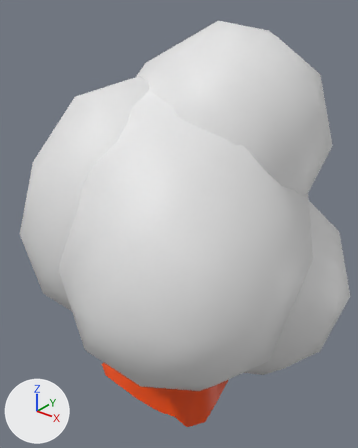
Before and after pictures for a commit that changed the FBX model MonkeyMadness/Assets/Art/Koegame/B2/tree smol.fbx.
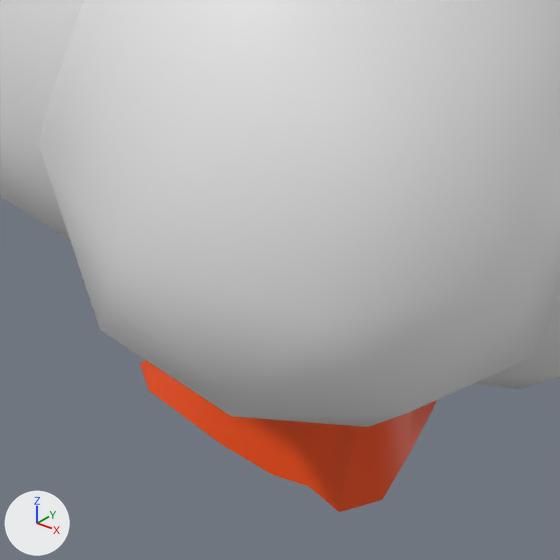
There are two pictures of each version: one whole from a camera (50 mm lens) standing at (3.97, -4.82, 6.0) and looking at (-0.16, 0.34, 2.8), one close up on the part from 12% to 78% of the width and 47% to 100% of the height. Every picture has the same lights, and +X, +Y and +Z are marked at lower left. Where no turn or scale is listed for an object, it has been applied to the vertices.

The first close-up shows 'tree smol'.
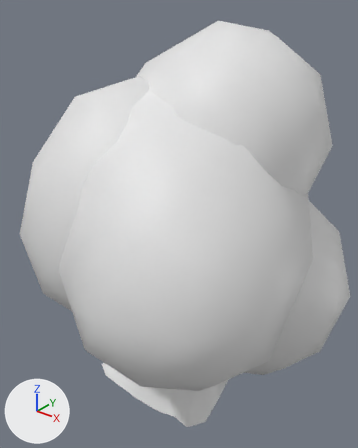
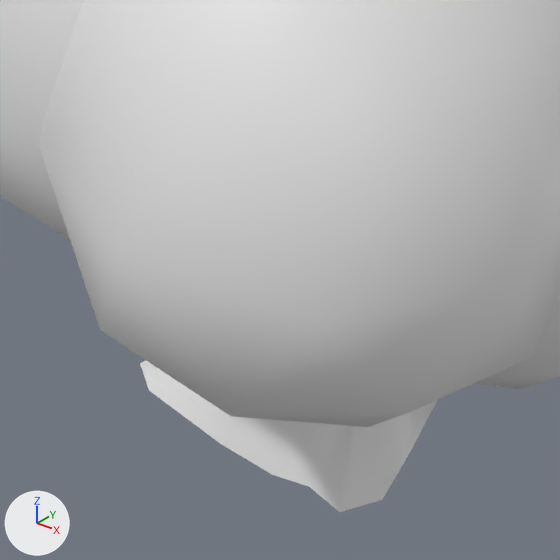
Commit message: Tree Add

What differs and where, as boxes (x1, y1, x2, y2) in the close-ups (560 x 560 px):
'tree smol', recoloured (orange to white): (140, 357, 440, 512) in both
part 1 of me_icosphere, recoloured (orange to white): (140, 360, 437, 512) in both

What changed in the scene script:
```text
Change mat_material_015:
    mat_material_015.base_color: (0.8, 0.0666, 0.0) -> (0.799, 0.799, 0.799)  # orange #e74900 -> white #e7e7e7
Add mat_material_006:
    mat_material_006 = principled_material('Material.006')
    mat_material_006.base_color = (0.799, 0.799, 0.799)  # white #e7e7e7
Change me_icosphere:
    where me_icosphere.from_pydata(...)  # 407 vertices, 573 faces; spans x -2.34..2.16, y -2.11..2.89, z 0.0..5.58
    used by ob_tree_smol; location = (0.0, 0.0, 0.0)
    me_icosphere part 1: 59 of the faces centred in x -1.05..0.88, y -0.52..1.0, z 0.01..2.31 switch from mat_material_015 (orange #e74900) to mat_material_014 (white #e7e7e7)
    add me_icosphere.materials.append(mat_material_006)  # white #e7e7e7
```
